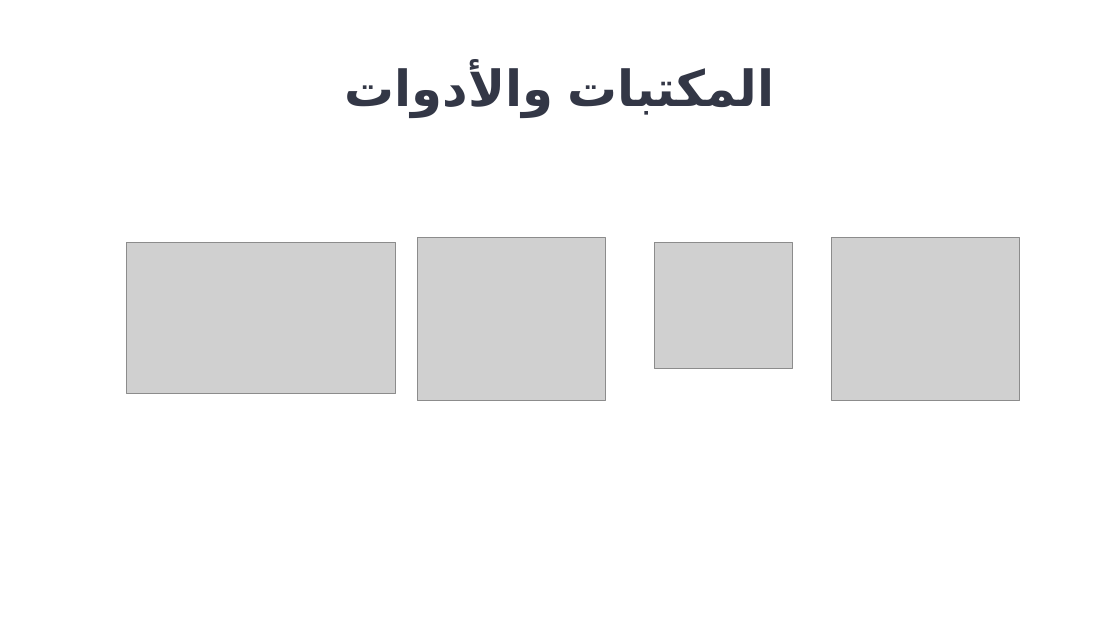
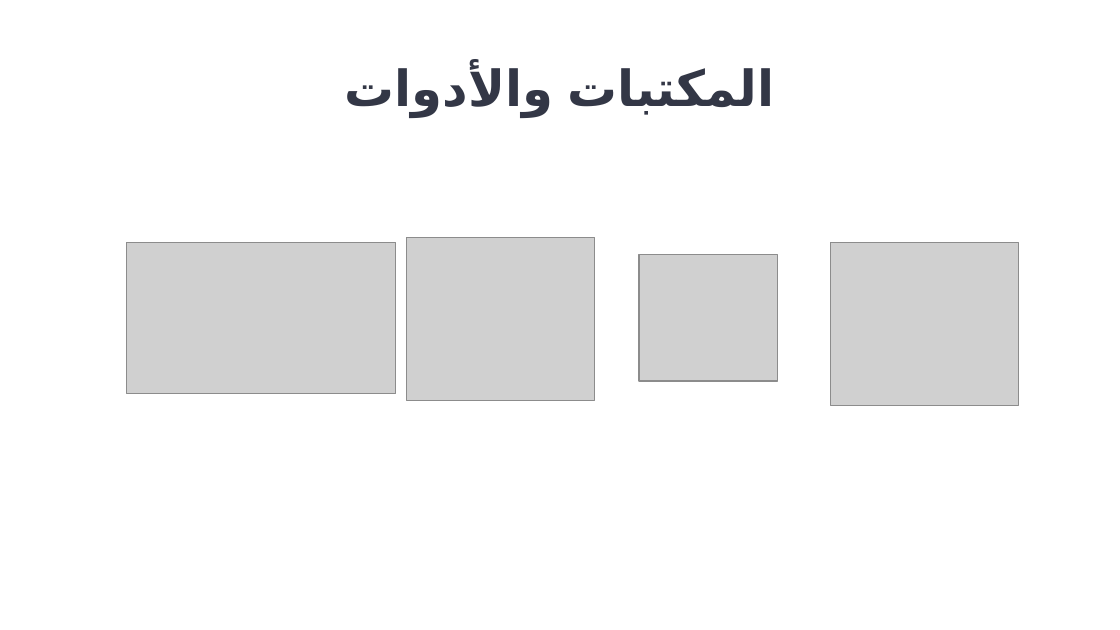
Before and after one commit to RynHb/Tuwaiq-Aoun-Project, a slide deck: slide 7 of Presentation/Aoun_Presentation.pptx. Drawn at 1120x630 pixels with LibreOffice and Linux fonts; fonts in the diff are those of the drawing; grey boxes stand for pictures; background and template pictures are left out. Boxes give left, top, right and bottom in pixels: in the first picture for what was removed or moved away, otherwise in the second. Text is boxed around its words. In the diff, an @@ line names an element or a change of style, - is before the commit and + after.

Commit message:
Last update of Pres Folder

```diff
--- a/Presentation/Aoun_Presentation.pptx
+++ b/Presentation/Aoun_Presentation.pptx
@@ picture: place and size @@
-picture at bbox=[832, 237, 1020, 401]
+picture at bbox=[407, 237, 595, 401]
@@ picture: place and size @@
-picture at bbox=[654, 242, 793, 368]
+picture at bbox=[640, 254, 778, 381]
@@ picture: place and size @@
-picture at bbox=[418, 237, 606, 401]
+picture at bbox=[830, 242, 1018, 405]
```
